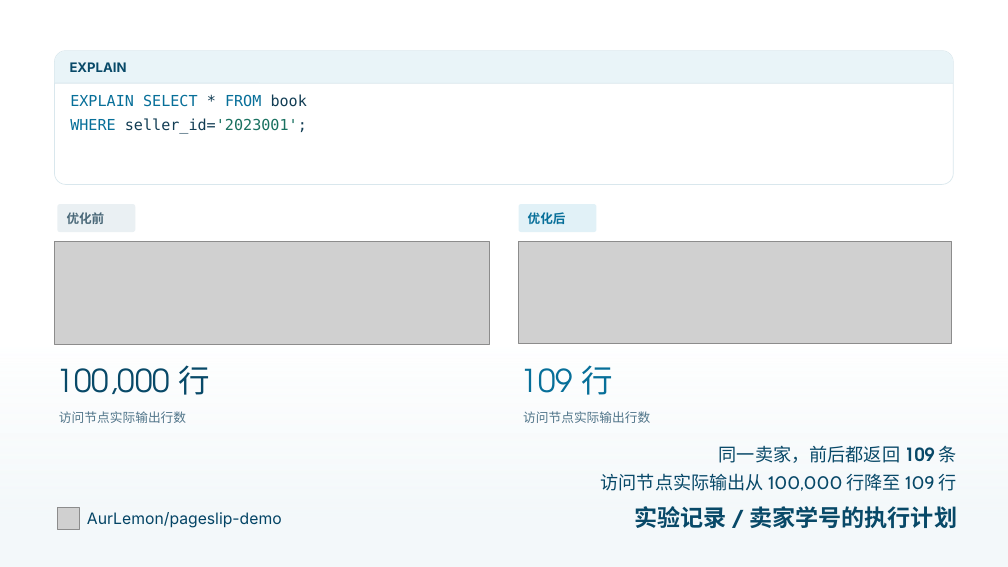
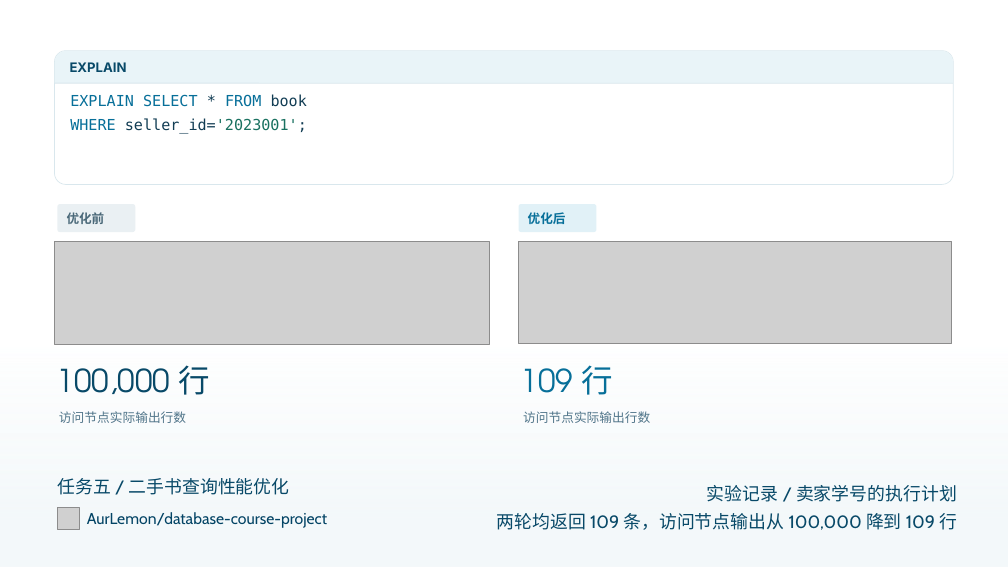
Before and after one commit to AurLemon/pageslip-demo, a slide deck: slide 17 of presentations/task-5-query-optimization.pptx. Drawn at 1008x567 pixels with LibreOffice and Linux fonts; fonts in the diff are those of the drawing; grey boxes stand for pictures. Boxes give left, top, right and bottom in pixels: in the first picture for what was removed or moved away, otherwise in the second. Text is boxed around its words. In the diff, an @@ line names an element or a change of style, - is before the commit and + after.

```diff
--- a/presentations/task-5-query-optimization.pptx
+++ b/presentations/task-5-query-optimization.pptx
@@ text removed at [719,445,957,463] @@
-同一卖家，前后都返回 109 条
@@ text added at [57,478,290,495], 17 pt, text #084968 @@
+任务五 / 二手书查询性能优化
@@ text "实验记录 / 卖家学号的执行计划": place and size @@
-text "实验记录 / 卖家学号的执行计划" at [634,506,958,528]
+text "实验记录 / 卖家学号的执行计划" at [707,485,957,502]
@@ text "实验记录 / 卖家学号的执行计划" at [707,485,957,502]: size 22 to 17 pt, bold off @@
@@ text at [87,512,327,528]: text changed; font Inter to Cabin @@
-AurLemon/pageslip-demo
+AurLemon/database-course-project
@@ text at [497,513,957,530]: text changed; size 17.3 to 17 pt @@
-访问节点实际输出从 100,000 行降至 109 行
+两轮均返回 109 条，访问节点输出从 100,000 降到 109 行
```
Also in this commit, not shown: 17 other slides changed, 2 other files.
